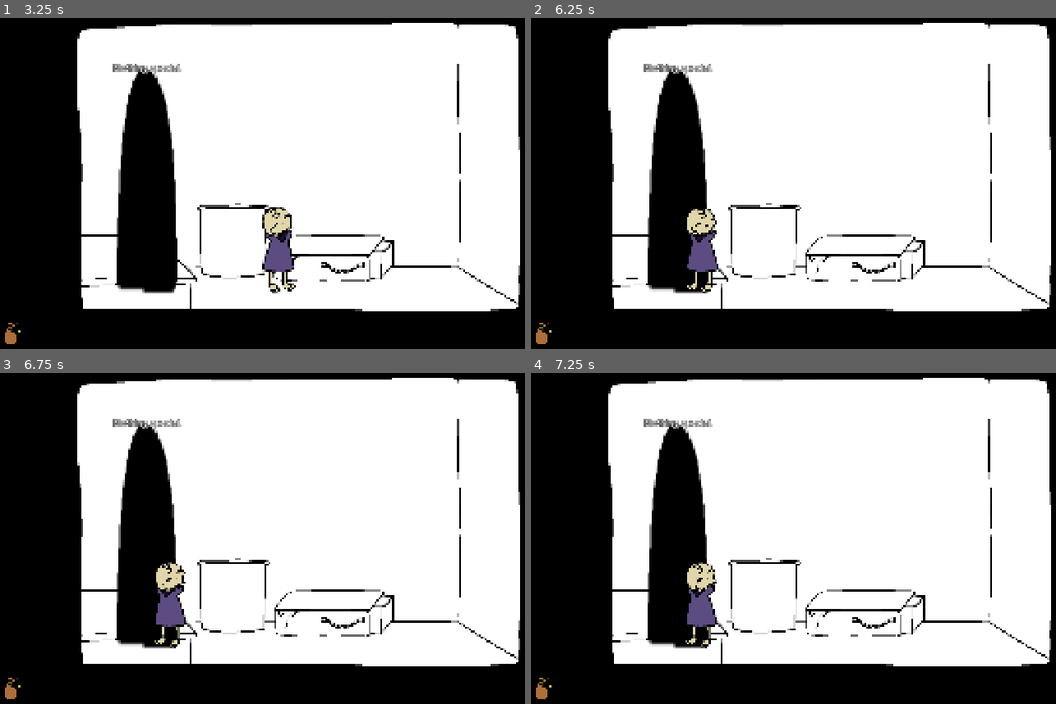
Above: before the commit, frames 1-4 (two rows, left to right).
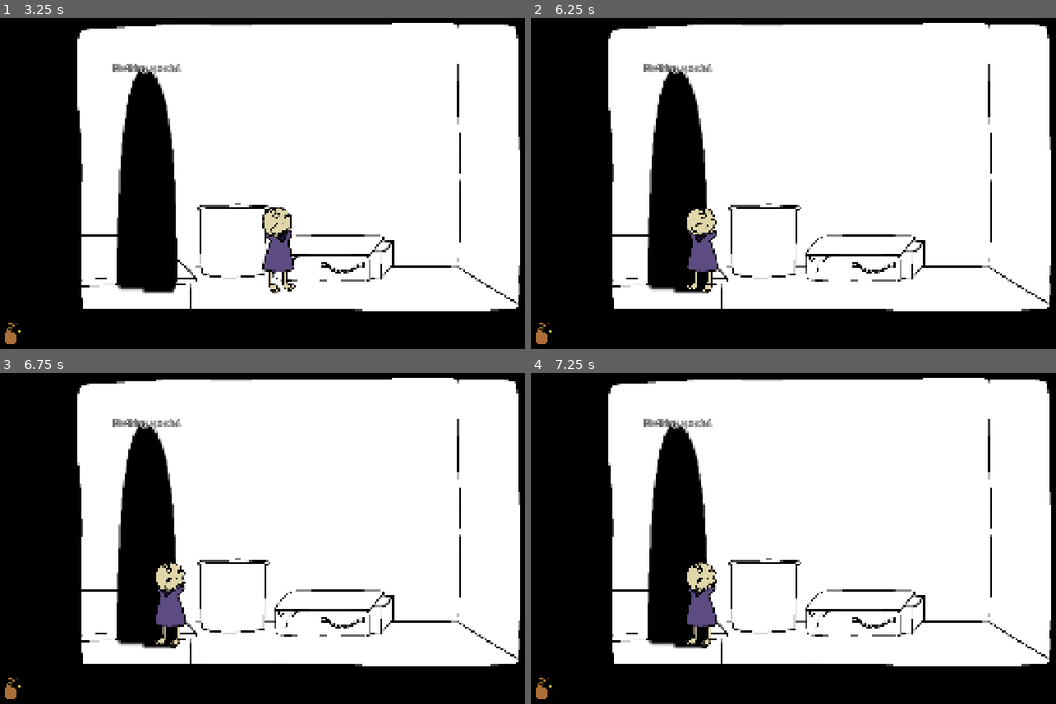
Above: after the commit, the same moments.

Repository: actualrednose/Point-and-Click-Project
Game: Godot game, scene res://scenes/rooms/MouseHole.tscn
The game is run twice, just before and just after one commit, with the same random seed, the same clock (stepped at 60 frames per second) and the same inputs. This scene is started directly instead of the project's main scene.
Inputs (mouse positions are in pixels of both pictures, inside the frame that each line leads up to):
- Up to frame 1 (3.25 s): click (10, 335) at 0.5 s; tap Enter at 1.25 s; drag from (147, 180) to (383, 94) at 1.27 s; tap Space at 2 s; drag from (183, 193) to (283, 246) at 2.02 s; move the mouse to (383, 94) at 2.77 s; press the mouse at (383, 94) at 2.78 s; hold D (move_right) from 2.78 s (still down)
- Up to frame 2 (6.25 s): release D (move_right) at 3.5 s; release the mouse at (914, 94) at 3.5 s; drag from (814, 246) to (651, 117) at 3.52 s; move the mouse to (1045, 229) at 4.27 s; press the mouse at (1045, 229) at 4.28 s; hold A (move_left) 4.28-5 s; release the mouse at (1045, 229) at 5 s; drag from (651, 117) to (746, 80) at 5.02 s; tap Enter at 5.75 s; move the mouse to (877, 173) at 5.77 s; press the mouse at (877, 173) at 5.78 s; hold A (move_left) from 5.78 s (still down)
- Up to frame 3 (6.75 s): release A (move_left) at 6.5 s; release the mouse at (346, 528) at 6.5 s; tap Space at 6.5 s; drag from (215, 435) to (183, 548) at 6.52 s
- Up to frame 4 (7.25 s): no input

Frame 1 is identical in both runs. In frame 2, 0.1% of the frame differs, in the area x 29-36%, y 57-84%; in frame 3, 0.2%; in frame 4, 0.2%.

Commit message:
Add files via upload

Diff:
--- /dev/null
+++ b/maxandseanpnc/items/lit_candle.tres
@@ -0,0 +1,11 @@
+[gd_resource type="Resource" script_class="ItemDef" format=3 uid="uid://cku1rlasu83er"]
+
+[ext_resource type="Script" uid="uid://biuhoijtc3kd" path="res://scripts/imte_def.gd" id="1_kfgd8"]
+[ext_resource type="Texture2D" uid="uid://dw8nv1gdmp1yw" path="res://assets/lab/LabCandleLit.png" id="1_vsohd"]
+
+[resource]
+script = ExtResource("1_kfgd8")
+id = &"lit_candle"
+display_name = "Lit Candle"
+icon = ExtResource("1_vsohd")
+metadata/_custom_type_script = "uid://biuhoijtc3kd"
--- a/maxandseanpnc/items/unlitcandle.tres
+++ b/maxandseanpnc/items/unlitcandle.tres
@@ -5,7 +5,7 @@
 
 [resource]
 script = ExtResource("1_rncuj")
-id = &"unlitcandle"
+id = &"unlit_candle"
 display_name = "Candle"
 icon = ExtResource("1_cs7wq")
 metadata/_custom_type_script = "uid://biuhoijtc3kd"
--- /dev/null
+++ b/maxandseanpnc/scenes/papers_closeup.tscn
@@ -0,0 +1,38 @@
+[gd_scene format=3 uid="uid://psw8jve2crh6"]
+
+[ext_resource type="Script" uid="uid://bc7k2pbj0dk0g" path="res://scripts/papers_closeup.gd" id="1_0rkkp"]
+[ext_resource type="Texture2D" uid="uid://b6sajvcxul6wu" path="res://assets/lab/experiment notes.png" id="1_jq5nc"]
+
+[node name="PapersCloseup" type="CanvasLayer" unique_id=1549398686]
+script = ExtResource("1_0rkkp")
+
+[node name="Root" type="Control" parent="." unique_id=159457371]
+layout_mode = 3
+anchors_preset = 15
+anchor_right = 1.0
+anchor_bottom = 1.0
+grow_horizontal = 2
+grow_vertical = 2
+mouse_filter = 2
+
+[node name="Backdrop" type="ColorRect" parent="Root" unique_id=1370644734]
+layout_mode = 1
+anchors_preset = 15
+anchor_right = 1.0
+anchor_bottom = 1.0
+grow_horizontal = 2
+grow_vertical = 2
+color = Color(0, 0, 0, 0.5294118)
+
+[node name="Board" type="Control" parent="Root" unique_id=1676920476]
+anchors_preset = 0
+offset_right = 40.0
+offset_bottom = 40.0
+mouse_filter = 2
+
+[node name="Paper" type="TextureRect" parent="Root/Board" unique_id=274015538]
+layout_mode = 0
+offset_right = 40.0
+offset_bottom = 40.0
+mouse_filter = 0
+texture = ExtResource("1_jq5nc")
--- a/maxandseanpnc/scenes/rooms/MouseHole.tscn
+++ b/maxandseanpnc/scenes/rooms/MouseHole.tscn
@@ -11,6 +11,7 @@
 size = Vector2(198, 672)
 
 [node name="MouseHole" type="Node2D" unique_id=333714018]
+metadata/_edit_vertical_guides_ = [1457.0]
 
 [node name="Background" type="Sprite2D" parent="." unique_id=960712089]
 position = Vector2(960, 540)
@@ -22,22 +23,24 @@
 [node name="SpawnFromLab" type="Marker2D" parent="." unique_id=777536917]
 position = Vector2(687, 796)
 
-[node name="BackDoor" parent="." unique_id=1679571743 instance=ExtResource("3_xgqhs")]
+[node name="MouseholeExit" parent="." unique_id=1679571743 instance=ExtResource("3_xgqhs")]
 position = Vector2(469, 568)
 script = ExtResource("4_2nu6m")
 target_room_path = "uid://blmf7ctu8id74"
 spawn_name = "SpawnFromMouseHole"
 interact_text = "Nothing happens."
 
-[node name="Sprite" parent="BackDoor" index="0" unique_id=2121807000]
+[node name="Sprite" parent="MouseholeExit" index="0" unique_id=2121807000]
 scale = Vector2(3, 10)
 texture = ExtResource("5_2nu6m")
 
-[node name="CollisionShape2D" parent="BackDoor" index="1" unique_id=734945027]
+[node name="CollisionShape2D" parent="MouseholeExit" index="1" unique_id=734945027]
 position = Vector2(0, -6)
 shape = SubResource("RectangleShape2D_2ex1f")
 
-[node name="Player" parent="BackDoor" unique_id=283123644 instance=ExtResource("6_2ex1f")]
-position = Vector2(217, 228)
+[node name="Player" parent="." unique_id=283123644 instance=ExtResource("6_2ex1f")]
+position = Vector2(686, 796)
+room_left_limit = 530.0
+room_right_limit = 1450.0
 
-[editable path="BackDoor"]
+[editable path="MouseholeExit"]
--- a/maxandseanpnc/scenes/rooms/lab.tscn
+++ b/maxandseanpnc/scenes/rooms/lab.tscn
@@ -22,8 +22,10 @@
 [ext_resource type="Resource" uid="uid://coam4ywna23ps" path="res://items/unlitcandle.tres" id="9_8nb6u"]
 [ext_resource type="Texture2D" uid="uid://8yjvasdqdb1u" path="res://assets/lab/Sconce.png" id="10_topf7"]
 [ext_resource type="Texture2D" uid="uid://blpvkct3tdn5d" path="res://assets/lab/LabDoor.png" id="11_rcqi6"]
+[ext_resource type="Script" uid="uid://cc4hkmpwvtuy8" path="res://scripts/sconce.gd" id="11_vs4bd"]
 [ext_resource type="Script" uid="uid://drgyei5nn1ge7" path="res://scripts/bottom_drawer.gd" id="12_02boy"]
 [ext_resource type="PackedScene" uid="uid://bittg7gh1cqb0" path="res://scenes/npcs/mouse.tscn" id="12_3vg7i"]
+[ext_resource type="Resource" uid="uid://cku1rlasu83er" path="res://items/lit_candle.tres" id="12_8qifd"]
 [ext_resource type="Resource" uid="uid://ck2isb8k2kgpw" path="res://items/blue_vial.tres" id="13_o4jm8"]
 [ext_resource type="Texture2D" uid="uid://c05hmfcth6m43" path="res://assets/lab/GurneyStrapsCheesed.png" id="17_e0rak"]
 [ext_resource type="Script" uid="uid://do8fqu3b0i8gy" path="res://scripts/gurney_puzzle.gd" id="18_wtpcn"]
@@ -34,6 +36,8 @@
 [ext_resource type="Resource" uid="uid://cbkor63vlmufk" path="res://items/orange_potion.tres" id="27_8p2rs"]
 [ext_resource type="Texture2D" uid="uid://bjbedc8ovwbpr" path="res://assets/InvBucket.png" id="27_ojxbq"]
 [ext_resource type="Resource" uid="uid://b6a04dfp3hisu" path="res://items/purple_potion.tres" id="28_05orv"]
+[ext_resource type="Script" uid="uid://ckgd0k4gwldnm" path="res://scripts/loose_papers.gd" id="28_xmb10"]
+[ext_resource type="PackedScene" uid="uid://psw8jve2crh6" path="res://scenes/papers_closeup.tscn" id="29_0yu7s"]
 [ext_resource type="Resource" uid="uid://bu2fjg0ey1fai" path="res://items/green_potion.tres" id="29_p62wi"]
 [ext_resource type="PackedScene" uid="uid://b3ylkqgyy3ok6" path="res://scenes/flask_closeup.tscn" id="31_o4jm8"]
 
@@ -122,6 +126,10 @@
 
 [node name="Sconce" parent="." unique_id=1692003444 instance=ExtResource("2_q077n")]
 position = Vector2(1340, 637)
+script = ExtResource("11_vs4bd")
+unlit_candle_id = &"unlit_candle"
+lit_candle = ExtResource("12_8qifd")
+light_text = "The candle catches fire."
 display_name = "Loose Papers"
 look_text = "Hmm. Some notes. I wonder what they say?"
 
@@ -210,7 +218,7 @@
 shape = SubResource("RectangleShape2D_7dl5i")
 
 [node name="SpawnFromMouseHole" type="Marker2D" parent="." unique_id=1138304810]
-position = Vector2(1220, 906)
+position = Vector2(1230, 808)
 
 [node name="Table" type="Sprite2D" parent="." unique_id=1782366736]
 position = Vector2(447, 828)
@@ -245,6 +253,8 @@
 
 [node name="LoosePapers" parent="." unique_id=992560301 instance=ExtResource("2_q077n")]
 position = Vector2(455, 752)
+script = ExtResource("28_xmb10")
+closeup_scene = ExtResource("29_0yu7s")
 display_name = "Loose Papers"
 look_text = "Hmm. Some notes. I wonder what they say?"
 
--- a/maxandseanpnc/scenes/rooms/potion_puzzle.gd
+++ b/maxandseanpnc/scenes/rooms/potion_puzzle.gd
@@ -102,9 +102,10 @@
 
 func _ready() -> void:
 	if player_is_small():
-		# Deferred: the player's _ready must run first (it joins the
-		# "player" group); also survives node order in the scene tree.
-		_apply_small_scale.call_deferred()
+		# The player is entering this room after returning from the
+		# mousehole. Restore them to normal size and consume the
+		# temporary "small" state.
+		_restore_after_mousehole.call_deferred()
 
 # ---------------- the close-up ----------------
 
@@ -457,6 +458,17 @@
 	_feet_y = p.global_position.y + player_feet_offset * p.scale.y
 	_set_scaled(1.0, p.scale, Vector2.ONE * shrink_scale)
 
+func _restore_after_mousehole() -> void:
+	var p := _get_player()
+	if p == null:
+		return
+
+	if p.has_method("restore_normal_size"):
+		p.restore_normal_size()
+	else:
+		p.scale = Vector2.ONE
+
+	RoomState.set_flag(self, "small", false)
 # ---------------- helpers ----------------
 
 func _find_item(id: StringName) -> ItemDef:
--- /dev/null
+++ b/maxandseanpnc/scripts/loose_papers.gd
@@ -0,0 +1,18 @@
+extends "res://interactable.gd"
+
+@export var closeup_scene: PackedScene
+
+var closeup_open := false
+
+func interact() -> void:
+	if closeup_open:
+		return
+	if closeup_scene == null:
+		return
+	var closeup := closeup_scene.instantiate()
+	get_tree().current_scene.add_child(closeup)
+	closeup_open = true
+	closeup.tree_exited.connect(_on_closeup_closed)
+
+func _on_closeup_closed() -> void:
+	closeup_open = false
--- /dev/null
+++ b/maxandseanpnc/scripts/mousehole_room.gd
@@ -0,0 +1,10 @@
+extends Node2D
+
+const SHRINK_SCALE := 0.35
+
+func _ready() -> void:
+	var player := get_tree().get_first_node_in_group("player")
+	if player == null:
+		return
+
+	player.scale = Vector2.ONE * SHRINK_SCALE
--- /dev/null
+++ b/maxandseanpnc/scripts/papers_closeup.gd
@@ -0,0 +1,36 @@
+extends CanvasLayer
+
+@onready var root: Control = $Root
+@onready var board: Control = $Root/Board
+@onready var paper: TextureRect = $Root/Board/Paper
+
+func _ready() -> void:
+	layer = 20
+
+	root.modulate.a = 0.0
+	board.scale = Vector2(0.92, 0.92)
+
+	var tween := create_tween()
+	tween.set_parallel(true)
+	tween.tween_property(root, "modulate:a", 1.0, 0.15)
+	tween.tween_property(
+		board,
+		"scale",
+		Vector2.ONE,
+		0.15
+	).set_trans(Tween.TRANS_QUAD).set_ease(Tween.EASE_OUT)
+
+func _input(event: InputEvent) -> void:
+	if event is InputEventMouseButton:
+		if event.button_index == MOUSE_BUTTON_LEFT and event.pressed:
+			var mouse_position: Vector2 = event.position
+
+			if not paper.get_global_rect().has_point(mouse_position):
+				get_viewport().set_input_as_handled()
+				_close()
+
+func _close() -> void:
+	var tween := create_tween()
+	tween.tween_property(root, "modulate:a", 0.0, 0.12)
+	await tween.finished
+	queue_free()
--- /dev/null
+++ b/maxandseanpnc/scripts/sconce.gd
@@ -0,0 +1,28 @@
+extends "res://interactable.gd"
+
+@export_group("Candle")
+@export var unlit_candle_id: StringName = &"unlit_candle"
+@export var lit_candle: ItemDef
+@export var light_text: String = "The candle catches fire."
+
+func on_use_item(item: ItemDef) -> void:
+	if item.id != unlit_candle_id:
+		super(item)
+		return
+
+	_face_player_toward()
+
+	if lit_candle == null:
+		push_warning("Sconce: lit_candle has not been assigned.")
+		return
+
+	if not Inventory.remove_item(item):
+		return
+
+	if not Inventory.add_item(lit_candle):
+		# This should normally never happen because removing the candle
+		# frees the inventory slot, but keep the failure safe.
+		Inventory.add_item(item)
+		return
+
+	show_comment(light_text)
Not shown, added: maxandseanpnc/scripts/loose_papers.gd.uid
Not shown, added: maxandseanpnc/scripts/mousehole_room.gd.uid
Not shown, added: maxandseanpnc/scripts/papers_closeup.gd.uid
Not shown, added: maxandseanpnc/scripts/sconce.gd.uid
Not shown, added: maxandseanpnc/scenes/papers_closeup.tscn15494378307.tmp
